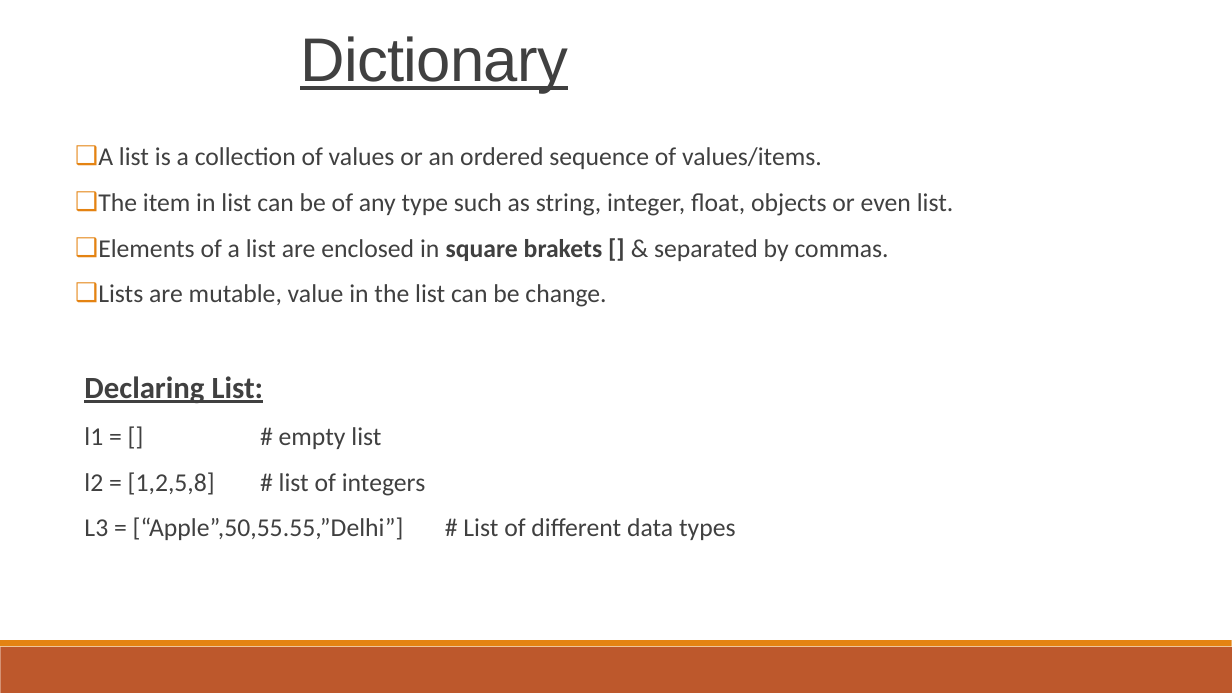
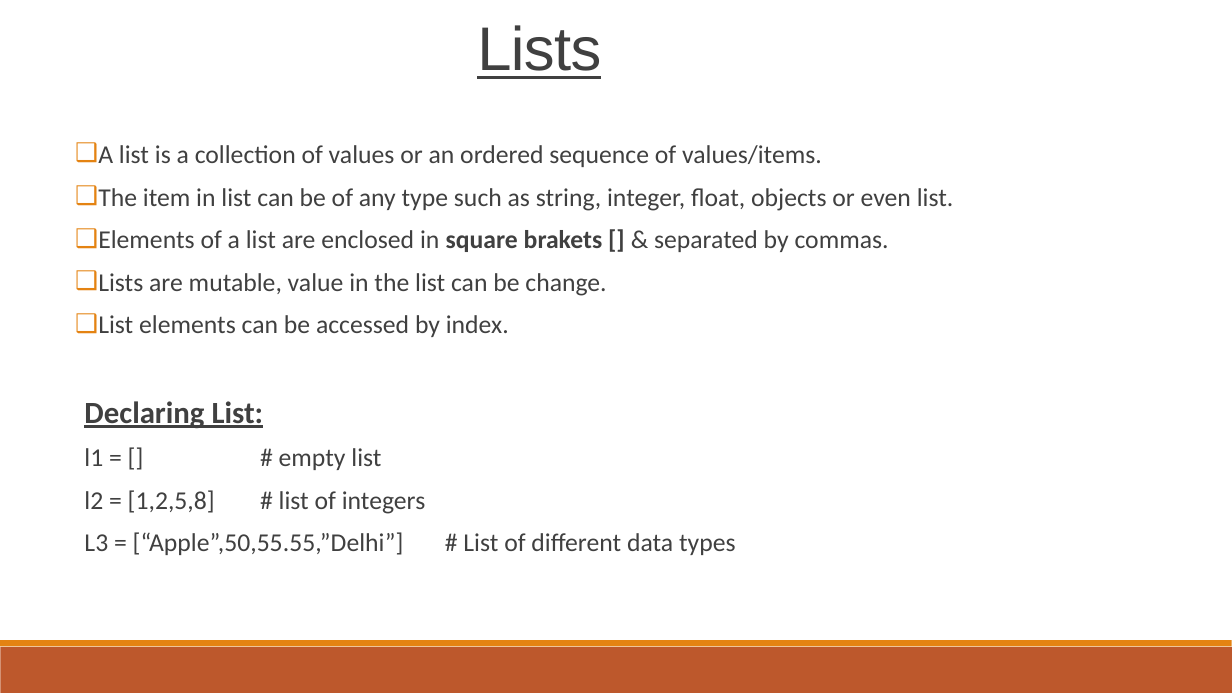
Before and after one commit to tauovir/Materials, a slide deck: slide 1 of Python Session/Python_13_may.pptx (slide 2 before the commit). Drawn at 1232x693 pixels with LibreOffice and Linux fonts; fonts in the diff are those of the drawing. Boxes give left, top, right and bottom in pixels: in the first picture for what was removed or moved away, otherwise in the second. Text is boxed around its words. In the diff, an @@ line names an element or a change of style, - is before the commit and + after.

```diff
--- a/Python Session/Python_13_may.pptx
+++ b/Python Session/Python_13_may.pptx
@@ title added at box(477, 25, 601, 79), 48 pt, text #404040, underline @@
+Lists
@@ title removed at box(300, 36, 568, 93) @@
-Dictionary
@@ subtitle at box(84, 145, 954, 555): line spacing 0.9 to 0.8 @@
@@ subtitle at box(98, 315, 509, 337): paragraph added @@
+❑ List elements can be accessed by index.
```
Also in this commit, not shown: 1 other slide changed, 1 slide added, 1 slide removed, 10 other files.
